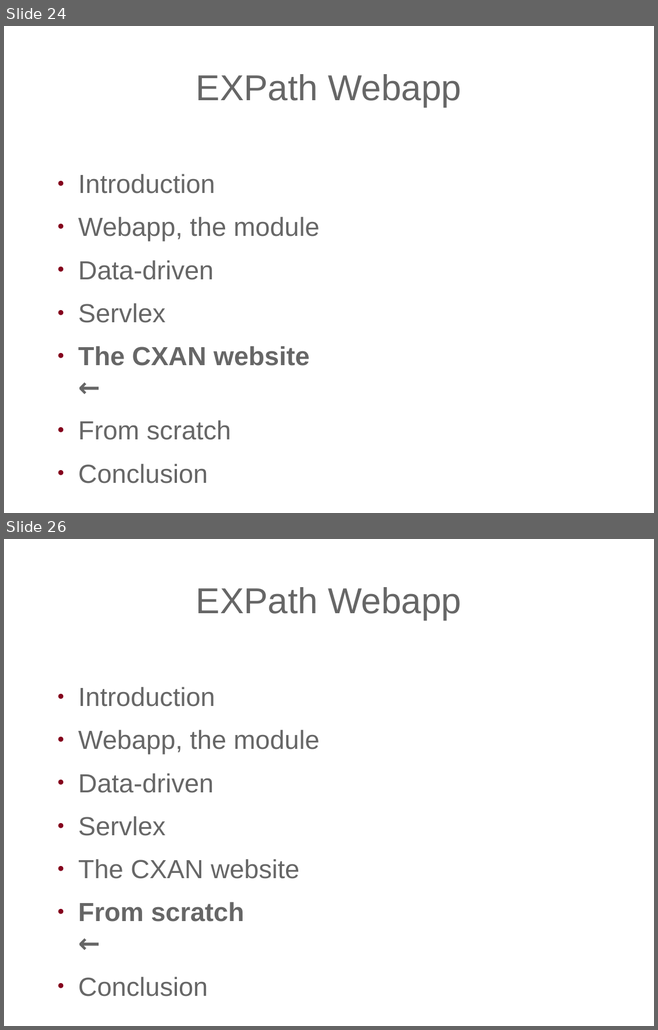
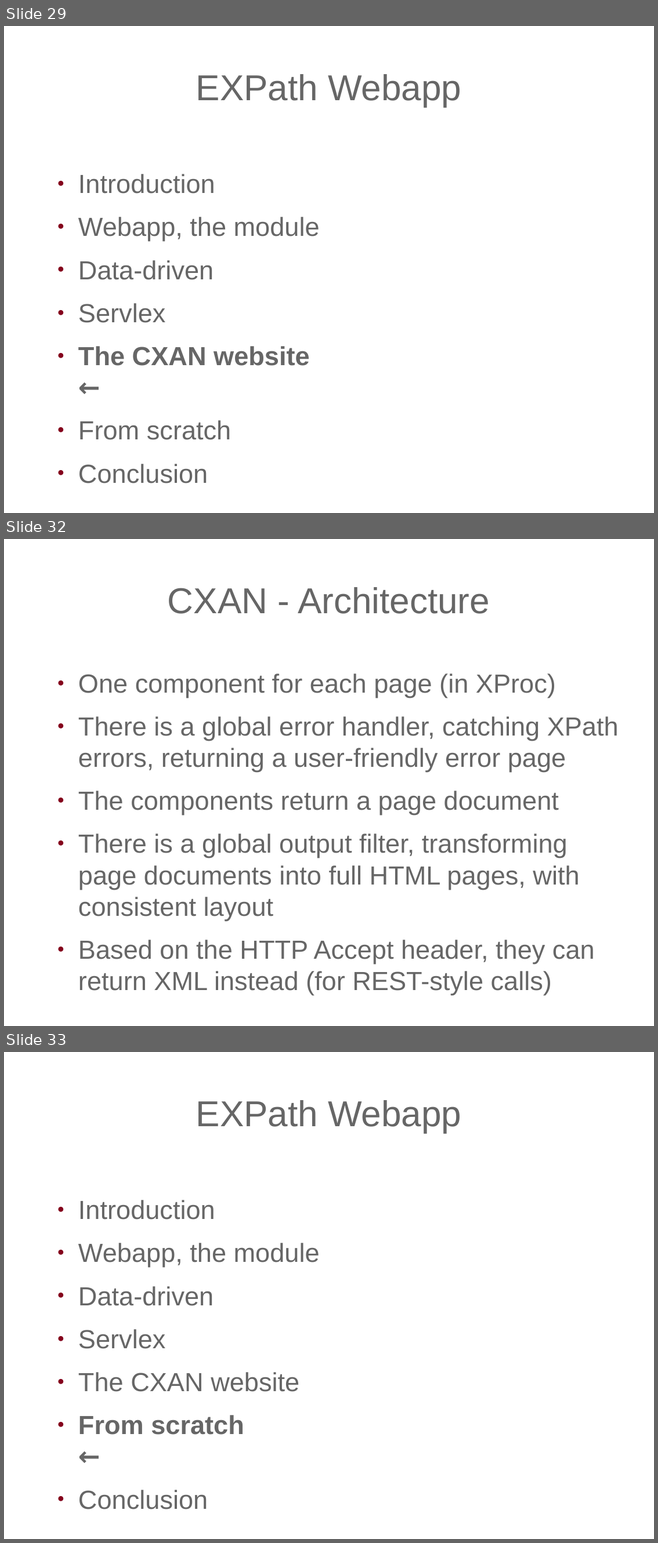
Before and after one commit to expath/expath-www, a slide deck: misc/2011-prague/presentation/fgeorges-servlex.odp. Shown one above the other, each under a label of ours: slides 24 and 26 before the commit, slides 29, 32 and 33 after it; the slides between them are not shown. The pictures are 658x1030 and 658x1543 pixels, drawn with LibreOffice and Linux fonts; fonts in the diff are those of the drawing; background and template pictures are left out. Boxes give left, top, right and bottom in pixels: in the first picture for what was removed or moved away, otherwise in the second. Text is boxed around its words. In the diff, an @@ line names an element or a change of style, - is before the commit and + after.

```diff
--- a/misc/2011-prague/presentation/fgeorges-servlex.odp
+++ b/misc/2011-prague/presentation/fgeorges-servlex.odp
@@ slide 32 added at (x1=4, y1=539, x2=654, y2=1026), background picture (left out) @@
@@ title added at (x1=168, y1=587, x2=489, y2=614), 44 pt, text #666666 @@
+CXAN - Architecture
@@ text added at (x1=78, y1=674, x2=618, y2=995), 32 pt, text #666666 @@
+● One component for each page (in XProc)
+● There is a global error handler, catching XPath errors, returning a user-friendly error page
+● The components return a page document
+● There is a global output filter, transforming page documents into full HTML pages, with consistent layout
+● Based on the HTTP Accept header, they can return XML instead (for REST-style calls)
@@ what was slide 24 is now slide 29 @@
@@ what was slide 26 is now slide 33 @@
```
Also in this commit, not shown: 1 slide changed, 12 other slides added, 3 slides removed, 5 other files.
